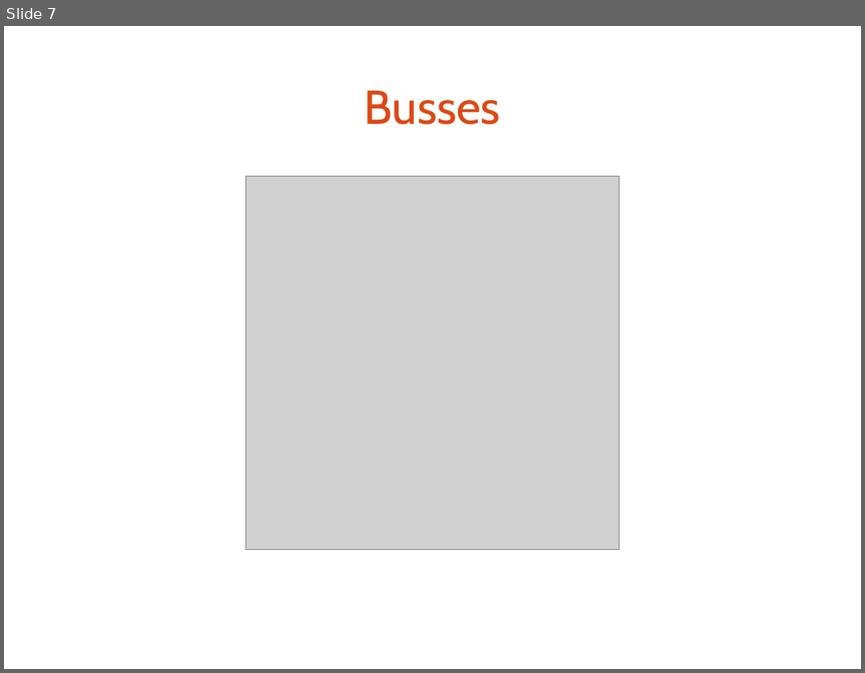
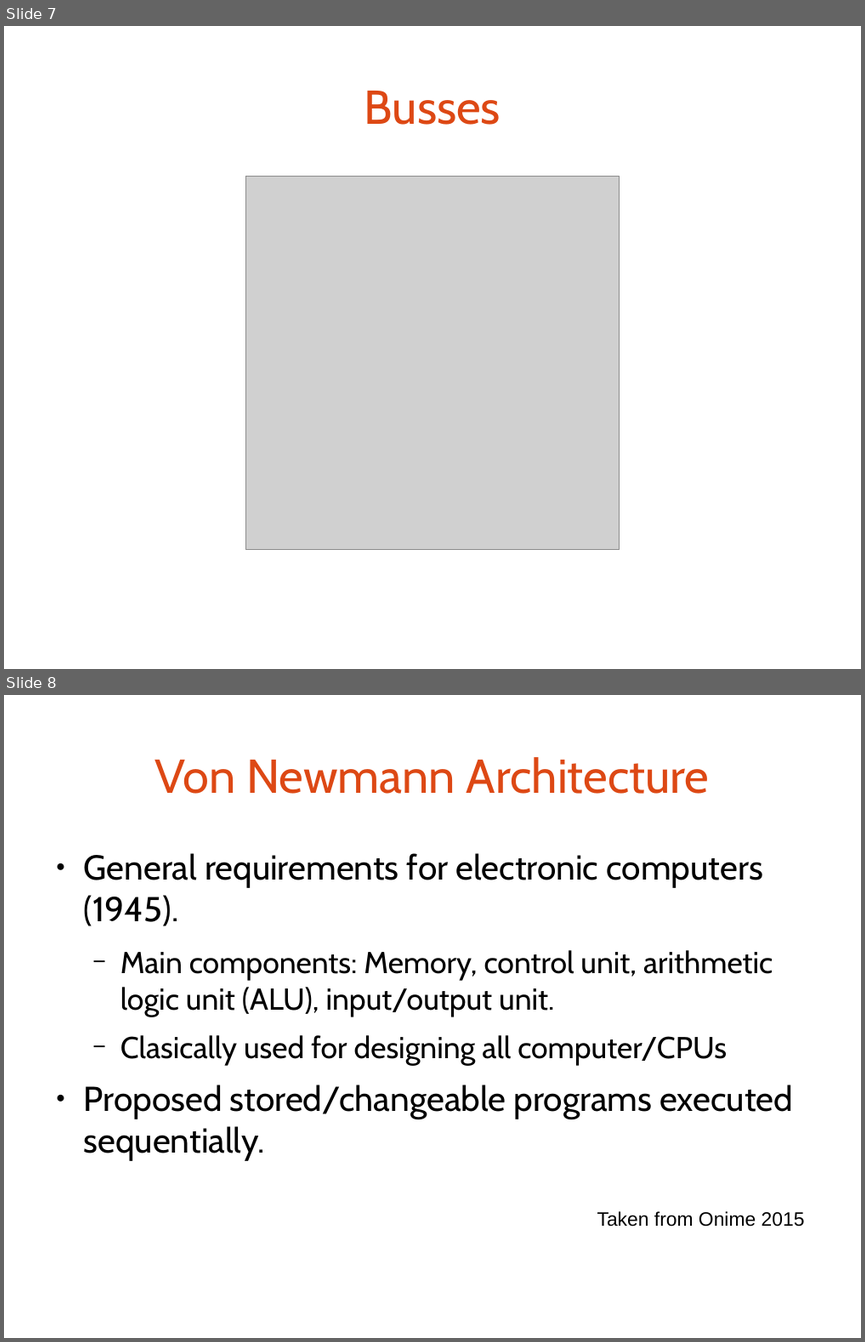
Before and after one commit to bagustris/TIK, a slide deck: tik-0.odp. Shown one above the other, each under a label of ours: slide 7 before the commit, slides 7 and 8 after it. The pictures are 865x673 and 865x1342 pixels, drawn with LibreOffice and Linux fonts; fonts in the diff are those of the drawing; grey boxes stand for pictures. Boxes give left, top, right and bottom in pixels: in the first picture for what was removed or moved away, otherwise in the second. Text is boxed around its words. In the diff, an @@ line names an element or a change of style, - is before the commit and + after.

```diff
--- a/tik-0.odp
+++ b/tik-0.odp
@@ slide 8 added at (4, 695, 861, 1338), background #FFFFFF @@
@@ title added at (155, 757, 710, 794), 44 pt, text #DD4814 @@
+Von Newmann Architecture
@@ text added at (84, 853, 793, 1160), 28 pt, text #000000 @@
+● General requirements for electronic computers (1945).
+  − Main components: Memory, control unit, arithmetic logic unit (ALU), input/output unit.
+  − Clasically used for designing all computer/CPUs
+● Proposed stored/changeable programs executed sequentially.
@@ text added at (597, 1211, 805, 1226), 18 pt, text #000000 @@
+Taken from Onime 2015
```
Also in this commit, not shown: 1 slide changed, 1 other slide added.
